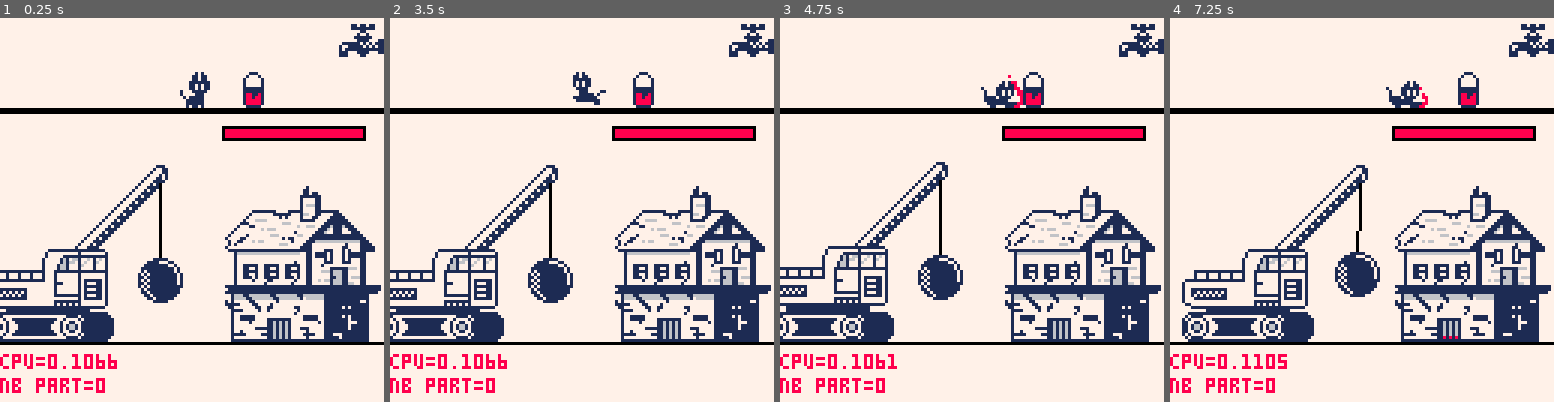
Above: before the commit, frames 1-4 (left to right).
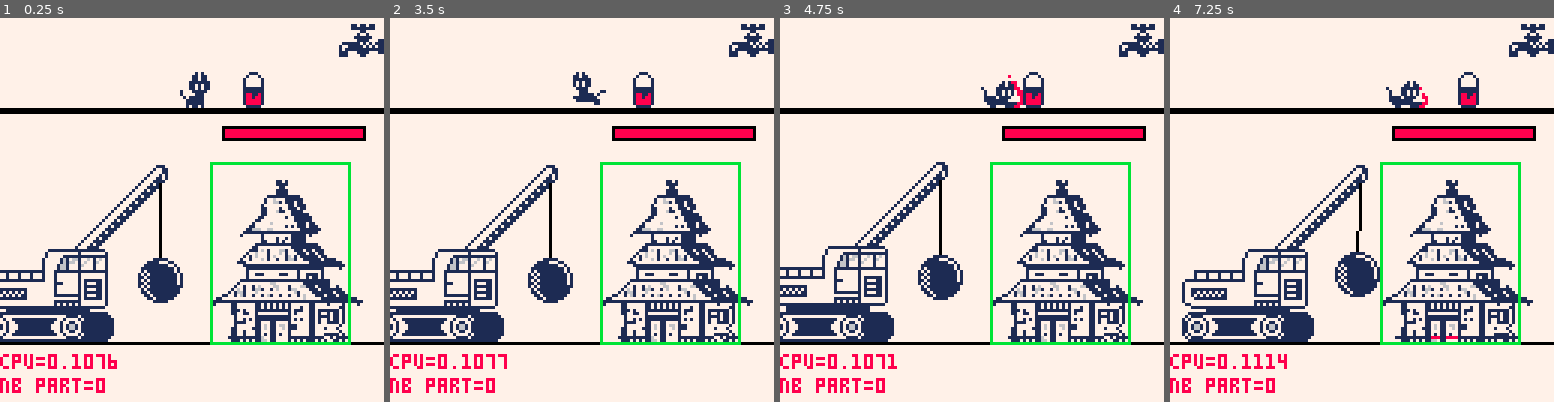
Above: after the commit, the same moments.

Repository: Arche-san/retrocat
Game: PICO-8 cartridge retrocat.p8
Two runs of this game, one before a commit and one after it. Both use one fixed random seed, a clock stepped at 60 frames per second and the inputs below.
Inputs:
- Up to frame 1 (0.25 s): no input
- Up to frame 2 (3.5 s): tap X (X key) at 0.33, 1.07, 1.85, 2.97 s; tap O (Z key) at 0.7, 1.7, 2.1, 2.5, 2.9, 3.3 s; hold Right 1.6-2.1 s; hold Right 2.47-3.03 s; hold Left from 3.08 s (still down)
- Up to frame 3 (4.75 s): release Left at 3.58 s; tap O (Z key) at 3.7, 4.1, 4.5 s; hold Right 4.02-4.68 s; tap X (X key) at 4.08 s
- Up to frame 4 (7.25 s): tap O (Z key) every 0.4 s from 4.9 to 6.9 s; hold Left 5.08-5.68 s; tap X (X key) at 5.2, 6.32 s; hold Right 6.08-6.58 s; hold Right 6.63-7.13 s

The runs differ from the first frame. In frame 1, 8.8% of the frame differs, in the area x 25-100%, y 37-92%; in frame 2, 8.9%; in frame 3, 8.8%; in frame 4, 8.9%.

Commit message:
integrate multiple buildings (using type field to create differents buildings)

Diff:
--- a/retrocat.p8
+++ b/retrocat.p8
@@ -36,7 +36,7 @@
 
 function _init()
  --rock_create(20,scaffolding_y)
- building = building_init()
+ building = building_init(3)
  cat = cat_init()
  demolisher = demolisher_init()
  bucket = bucket_init()
@@ -59,9 +59,9 @@
  palt(11, true)
  bg_draw()
  building_draw(building)
- cat_draw(cat)
  demolisher_draw(demolisher)
  painttap_draw(painttap)
+ cat_draw(cat)
  bucket_draw(bucket)
  foreach(paintbullets_arr, paintbullet_draw)
  foreach(rocks_arr, rock_draw)
@@ -247,21 +247,41 @@
 
 -->8
 -- building
-function building_init()
- return {
+function building_init(type)
+ b = {
   x = 70,
-  cx = 10,
-  cw = 40,
-  ch = 40,
-  spr_x = 0,
-  spr_y = 32,
-  spr_w = 57,
-  spr_h = 52,
-  spr_scale = 2,
   paint_surface = 0,
   paint_surface_y = 0,
   life = 100,
  }
+
+ if type == 1 then
+  b.cx = 10
+  b.cw = 40
+  b.ch = 40
+  b.spr_x = 0
+  b.spr_y = 32
+  b.spr_w = 57
+  b.spr_h = 52
+ elseif type == 2 then
+  b.cx = 0
+  b.cw = 46
+  b.ch = 40
+  b.spr_x = 56
+  b.spr_y = 32
+  b.spr_w = 47
+  b.spr_h = 32
+ elseif type == 3 then
+  b.cx = 0
+  b.cw = 46
+  b.ch = 60
+  b.spr_x = 77
+  b.spr_y = 67
+  b.spr_w = 51
+  b.spr_h = 59
+ end
+
+ return b;
 end
 
 function building_update(b)
@@ -294,11 +314,11 @@
  end
 
  --collisions debug
- -- local cx_start = b.x + b.cx
- -- local cx_end = cx_start + b.cw
- -- local cy_start = ground_y - b.ch
- -- local cy_end = ground_y
- -- rect(cx_start, cy_start, cx_end, cy_end, 11)
+ local cx_start = b.x + b.cx
+ local cx_end = cx_start + b.cw
+ local cy_start = ground_y - b.ch
+ local cy_end = ground_y
+ rect(cx_start, cy_start, cx_end, cy_end, 11)
 
 end
 
